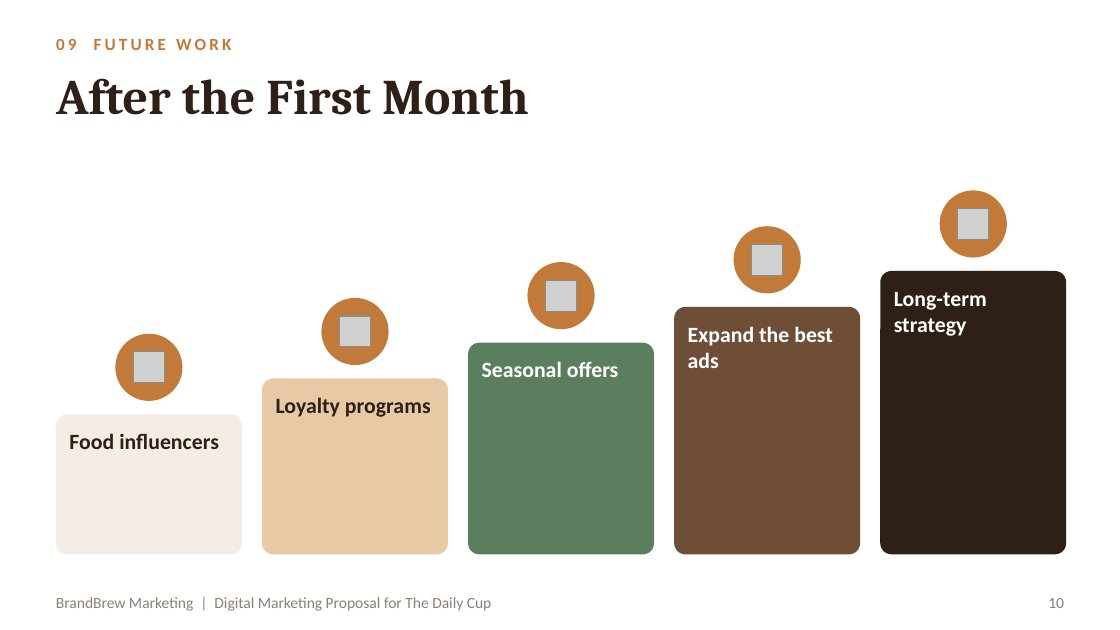
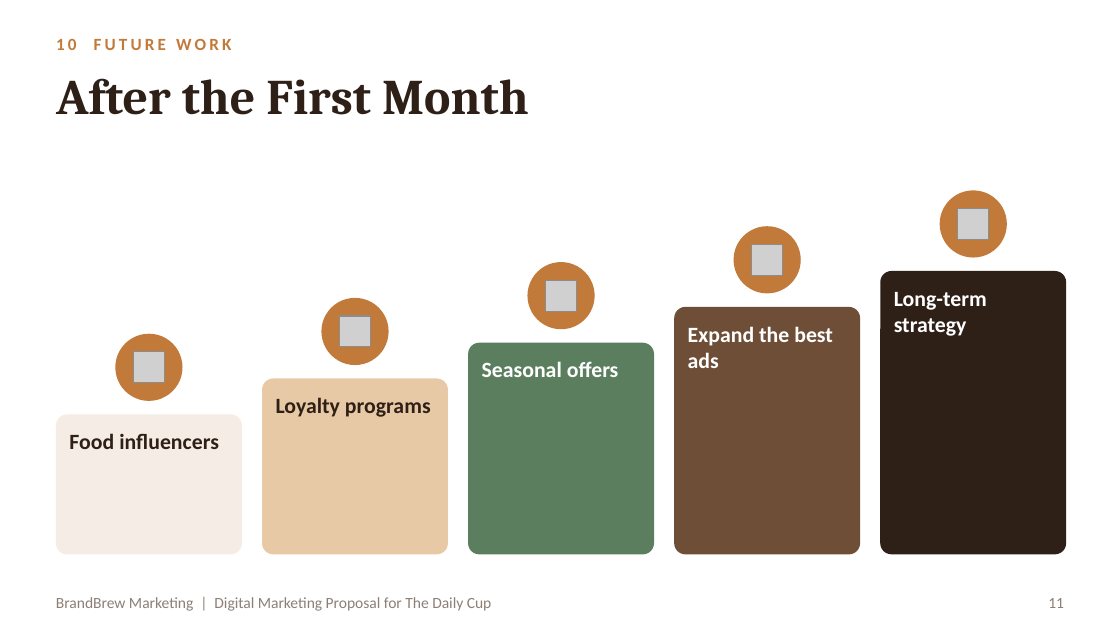
Before and after one commit to RahmaOshba/RahmaOshba, a slide deck: slide 11 of Cafe_Marketing_Proposal.pptx (slide 10 before the commit). Drawn at 1120x630 pixels with LibreOffice and Linux fonts; fonts in the diff are those of the drawing; grey boxes stand for pictures. Boxes give left, top, right and bottom in pixels: in the first picture for what was removed or moved away, otherwise in the second. Text is boxed around its words. In the diff, an @@ line names an element or a change of style, - is before the commit and + after.

```diff
--- a/Cafe_Marketing_Proposal.pptx
+++ b/Cafe_Marketing_Proposal.pptx
@@ text at [56, 39, 231, 50]: text changed @@
-09 FUTURE WORK
+10 FUTURE WORK
@@ page number at [1048, 598, 1064, 608]: text changed @@
-10
+11
```
Also in this commit, not shown: 1 other slide changed, 4 slides added, 2 slides removed.
